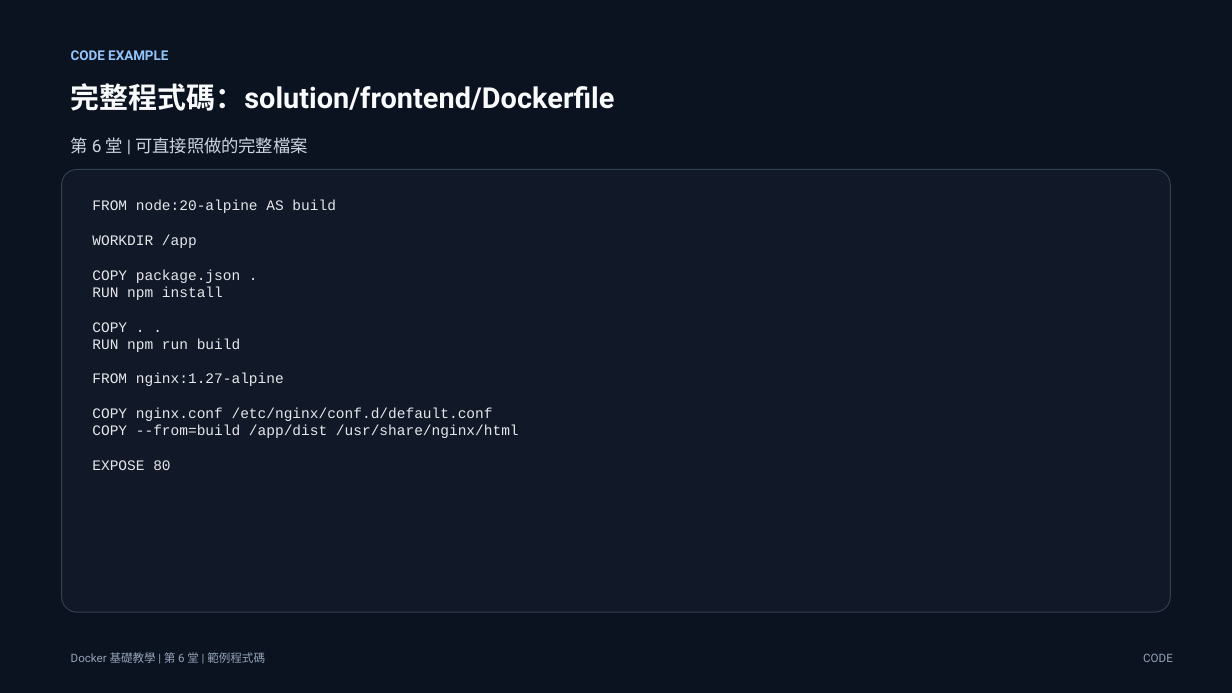
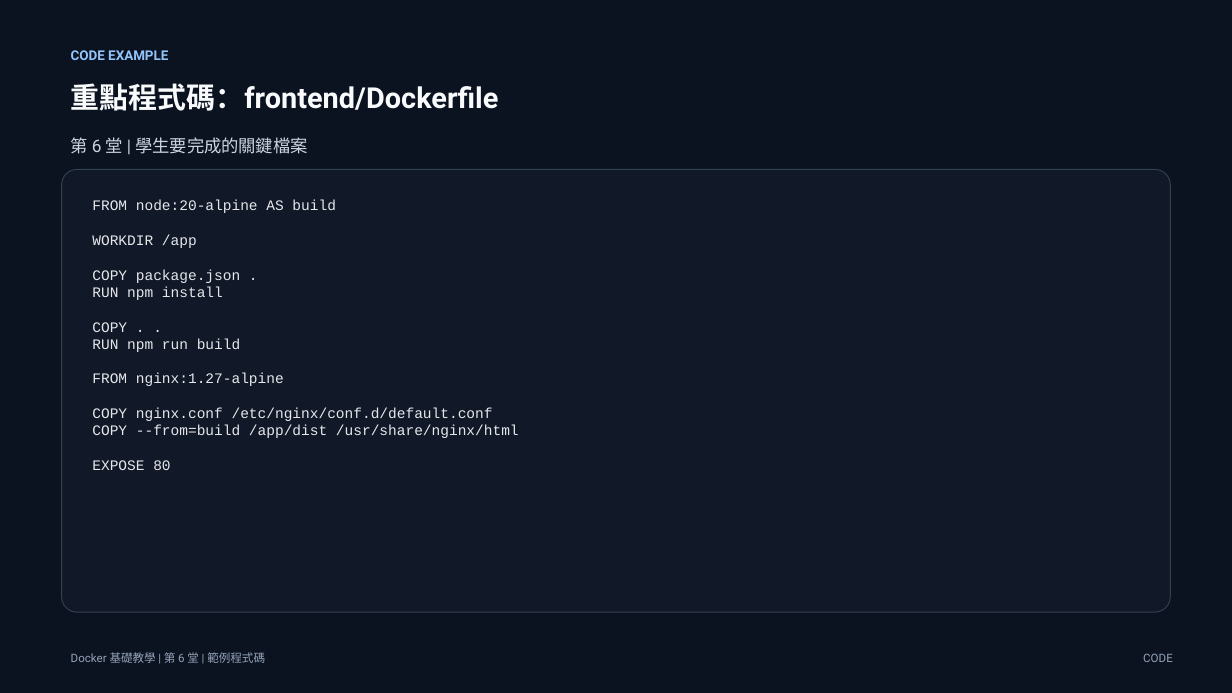
Before and after one commit to lalalalaluk/docker-practice, a slide deck: slide 9 of slides/docker-session6-fullstack-todo.pptx (slide 34 before the commit). Drawn at 1232x693 pixels with LibreOffice and Linux fonts; fonts in the diff are those of the drawing. Boxes give left, top, right and bottom in pixels: in the first picture for what was removed or moved away, otherwise in the second. Text is boxed around its words. In the diff, an @@ line names an element or a change of style, - is before the commit and + after.

```diff
--- a/slides/docker-session6-fullstack-todo.pptx
+++ b/slides/docker-session6-fullstack-todo.pptx
@@ text at <box>71,83,499,111</box>: text changed @@
-完整程式碼：solution/frontend/Dockerfile
+重點程式碼：frontend/Dockerfile
@@ text at <box>71,137,307,154</box>: text changed @@
-第 6 堂 | 可直接照做的完整檔案
+第 6 堂 | 學生要完成的關鍵檔案
```
Also in this commit, not shown: 13 other slides changed, 8 slides added, 31 slides removed, 36 other files.
